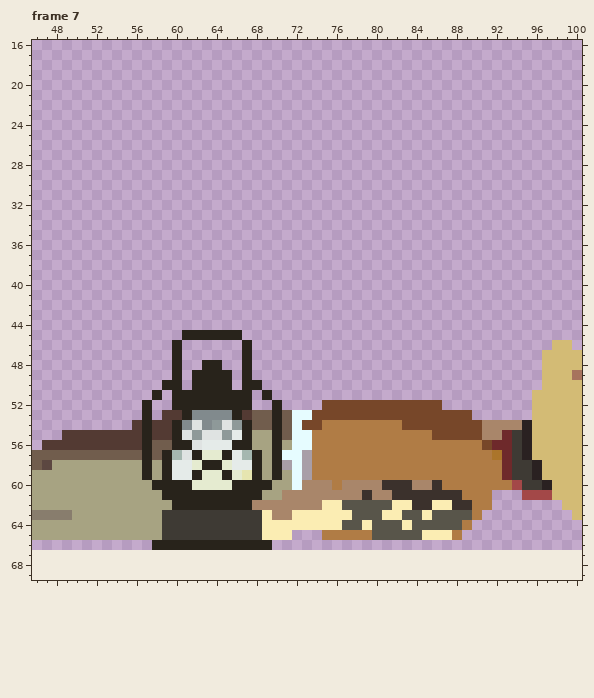
Two versions of one pixel-art file, Assets/Aesprite/Character Art/MainCharacter/death/Main Character-death.aseprite. The picture above is the old version.
110x64 pixels, 7 frames. Colours within 5 levels of each other are drawn and written as one. Shown: frame 7: x 46..100, y 16..69. The old version is drawn lined up with the new one, on the new canvas. The commit also changed other frames or places, which this record leaves out.
Once edited:
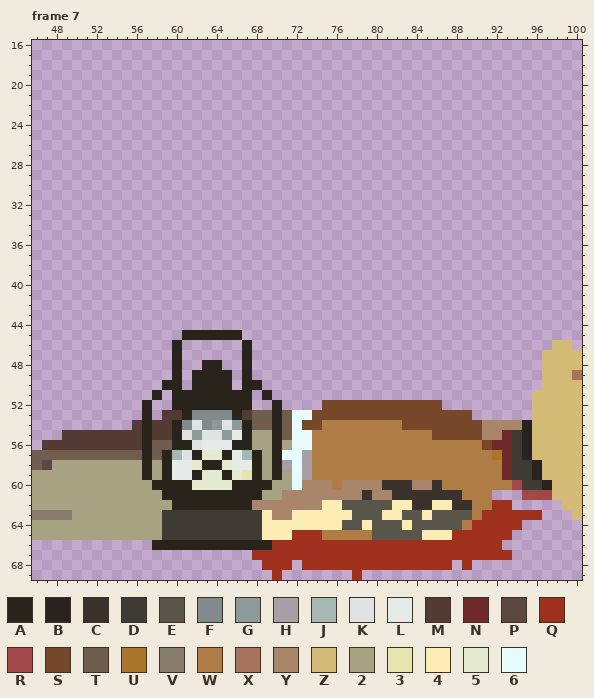
Palette (. is transparent): A #28231b  B #2a2121  C #3b312c  D #3e3a34  E #58554a  F #818a8d  G #8e9999  H #a89ea7  J #a5b7b0  K #dfe3e2  L #e5ebe9  M #533a33  N #6e292b  P #5c4741  Q #9e301d  R #a34848  S #774729  T #715d4d  U #ab752b  V #887d6d  W #b07c45  X #a7735d  Y #a9866a  Z #d3bb75  2 #a7a382  3 #e6e5b0  4 #fbedb3  5 #e5ebd0  6 #e6fcff
Diff:
canvas 110x64 -> 110x70, the old top-left corner now at 0,3
Frame 7:
The edit adds colour Q in row 62 at x 92 to 93; in row 63 at x 91 to 96; in row 64 at x 90 to 94; in row 65 at x 72 to 74 and 89 to 93; in row 66 at x 70 to 92; in row 67 at x 68 to 93.
The edit adds colour Q in row 68 at x 69 to 71, 73 to 87 and 89; in row 69 at x 70 and 78.
Colour W gives way to colour Q in row 65 at x 88.
